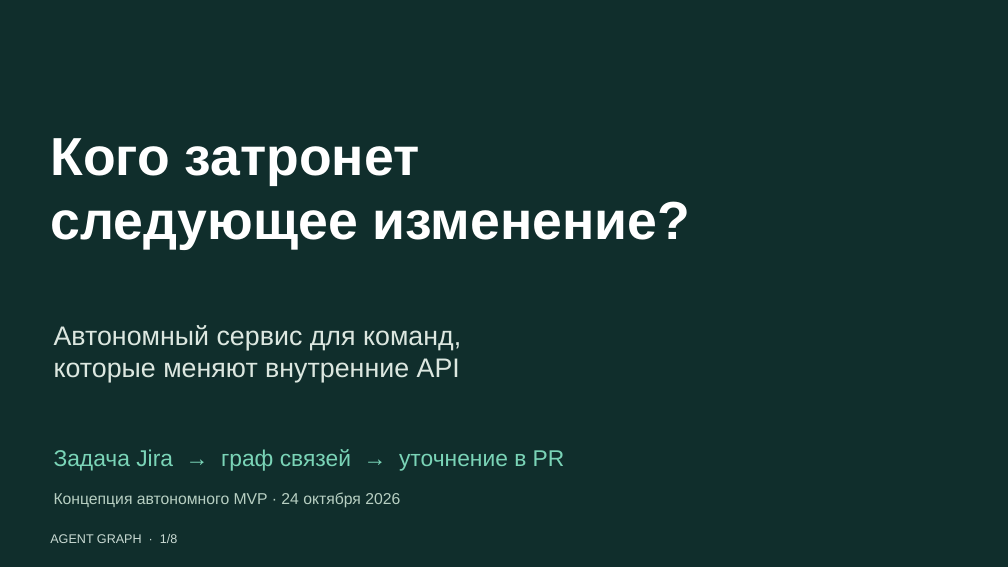
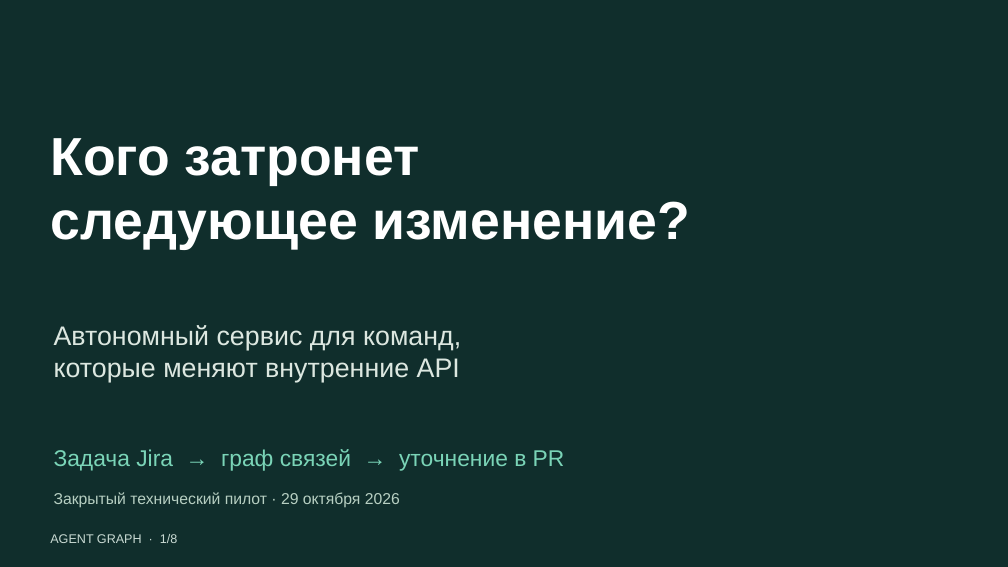
Before and after one commit to rengalaxies/agent, a slide deck: slide 1 of docs/product/pilot/presentation/pilot-presentation.pptx. Drawn at 1008x567 pixels with LibreOffice and Linux fonts; fonts in the diff are those of the drawing. Boxes give left, top, right and bottom in pixels: in the first picture for what was removed or moved away, otherwise in the second. Text is boxed around its words. In the diff, an @@ line names an element or a change of style, - is before the commit and + after.

```diff
--- a/docs/product/pilot/presentation/pilot-presentation.pptx
+++ b/docs/product/pilot/presentation/pilot-presentation.pptx
@@ text at [54, 492, 400, 508]: text changed @@
-Концепция автономного MVP · 24 октября 2026
+Закрытый технический пилот · 29 октября 2026
```
Also in this commit, not shown: 4 other slides changed, 8 other files.
